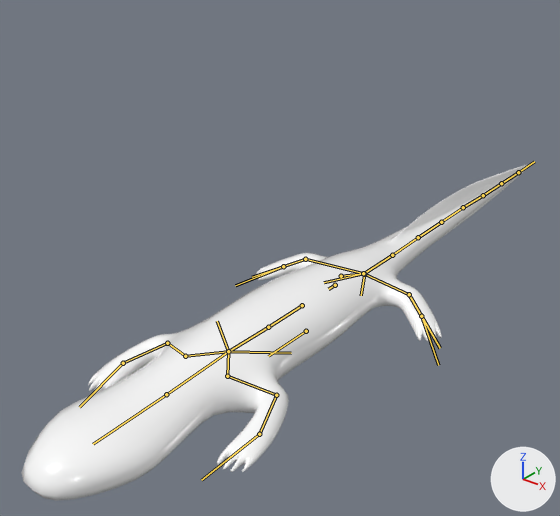
Renders of the glTF model HelpBender/3D models/GLB/hellbender.glb from each side of a commit.
The view is the same before and after, from a camera (50 mm lens) standing at (11.7, -15.2, 11.9) and looking at (-1.7, 1.6, 1.5). Every picture has the same lights, and +X, +Y and +Z are marked at lower right. The bones that bend it are drawn over the model as lines.

The first picture shows 'Hellbender'.
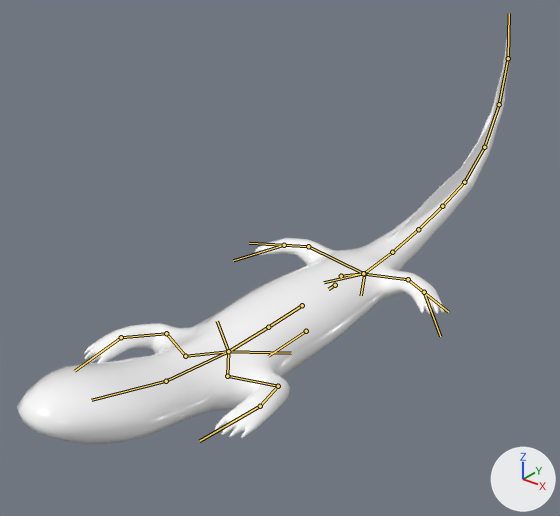
The newer file adds an action. The first version stands in its rest pose; the second is drawn at frame 21 of the action 'Falling'.

Location of each change, [x1, y1, x2, y2] in pixels of the pictures (560 x 516 px):
'Hellbender', posed (24% taller)
    before: [21, 165, 530, 500]
    after: [17, 27, 510, 444]
bone 'upper_arm.L', root to tip
    before: (227, 376) to (276, 395)
    after: (227, 376) to (278, 386)
bone 'fore_arm.L', root to tip
    before: (276, 395) to (259, 434)
    after: (278, 386) to (260, 406)
bone 'neck', root to tip
    before: (228, 351) to (166, 394)
    after: (228, 351) to (166, 381)
bone 'head', root to tip
    before: (166, 394) to (93, 444)
    after: (166, 381) to (91, 400)
bone 'upper_arm.R', root to tip
    before: (185, 356) to (167, 343)
    after: (185, 356) to (166, 333)
bone 'fore_arm.R', root to tip
    before: (167, 343) to (123, 363)
    after: (166, 333) to (121, 337)
bone 'tigh.L', root to tip
    before: (364, 274) to (409, 294)
    after: (364, 274) to (408, 279)
bone 'leg.L', root to tip
    before: (409, 294) to (440, 348)
    after: (408, 279) to (448, 312)
bone 'tail_1', root to tip
    before: (364, 273) to (392, 255)
    after: (364, 273) to (392, 252)
bone 'tail_2', root to tip
    before: (392, 255) to (418, 237)
    after: (392, 252) to (418, 229)
bone 'tail_3', root to tip
    before: (418, 237) to (441, 222)
    after: (418, 229) to (442, 206)
bone 'tail_4', root to tip
    before: (441, 222) to (463, 207)
    after: (442, 206) to (464, 182)
bone 'tail_5', root to tip
    before: (463, 207) to (483, 195)
    after: (464, 182) to (484, 147)
bone 'tail_6', root to tip
    before: (483, 195) to (501, 183)
    after: (484, 147) to (499, 104)
bone 'tail_7', root to tip
    before: (501, 183) to (518, 172)
    after: (499, 104) to (508, 58)
bone 'tail_8', root to tip
    before: (518, 172) to (534, 161)
    after: (508, 58) to (509, 13)
bone 'tigh.R', root to tip
    before: (363, 273) to (305, 259)
    after: (363, 273) to (308, 246)
bone 'leg.R', root to tip
    before: (305, 259) to (252, 277)
    after: (308, 246) to (249, 243)
bone 'leg_IK_target.L', root to tip
    before: (421, 316) to (438, 365)
    after: (424, 292) to (440, 336)
bone 'hand.L', root to tip
    before: (259, 434) to (201, 480)
    after: (260, 406) to (199, 441)
bone 'leg_IK_target.R', root to tip
    before: (283, 266) to (235, 285)
    after: (284, 245) to (233, 260)
bone 'hand.R', root to tip
    before: (123, 363) to (79, 407)
    after: (121, 337) to (74, 371)

Diff of the bpy script that builds the scene:
```diff
--- a/HelpBender/3D models/GLB/hellbender.glb.py
+++ b/HelpBender/3D models/GLB/hellbender.glb.py
@@ bone_upper_arm_l @@
 bone_upper_arm_l = bpy.data.objects['Armature'].pose.bones['upper_arm.L']  # child of 'shoulder.L'
-bone_upper_arm_l.rotation_quaternion = (1.0, 0.0, 0.0, 0.0)  # degrees (0, 0, 0)
+bone_upper_arm_l.rotation_quaternion = (0.99, -0.104, -0.095, 0.005)  # degrees (-12, -11, 2)
@@ bone_fore_arm_l @@
 bone_fore_arm_l = bpy.data.objects['Armature'].pose.bones['fore_arm.L']  # child of 'upper_arm.L'
-bone_fore_arm_l.rotation_quaternion = (1.0, 0.0, 0.0, 0.0)  # degrees (0, 0, 0)
+bone_fore_arm_l.rotation_quaternion = (0.994, -0.1, -0.006, 0.032)  # degrees (-11, 0, 4)
@@ bone_neck @@
 bone_neck = bpy.data.objects['Armature'].pose.bones['neck']  # child of 'spine_2'
-bone_neck.rotation_quaternion = (1.0, 0.0, 0.0, 0.0)  # degrees (0, 0, 0)
+bone_neck.rotation_quaternion = (0.996, -0.084, 0.0, 0.0)  # degrees (-10, 0, 0)
@@ bone_head @@
 bone_head = bpy.data.objects['Armature'].pose.bones['head']  # child of 'neck'
-bone_head.rotation_quaternion = (1.0, 0.0, 0.0, 0.0)  # degrees (0, 0, 0)
+bone_head.rotation_quaternion = (0.996, -0.084, 0.0, 0.0)  # degrees (-10, 0, 0)
@@ bone_upper_arm_r @@
 bone_upper_arm_r = bpy.data.objects['Armature'].pose.bones['upper_arm.R']  # child of 'shoulder.R'
-bone_upper_arm_r.rotation_quaternion = (1.0, 0.0, 0.0, 0.0)  # degrees (0, 0, 0)
+bone_upper_arm_r.rotation_quaternion = (0.99, -0.104, 0.095, -0.005)  # degrees (-12, 11, -2)
@@ bone_fore_arm_r @@
 bone_fore_arm_r = bpy.data.objects['Armature'].pose.bones['fore_arm.R']  # child of 'upper_arm.R'
-bone_fore_arm_r.rotation_quaternion = (1.0, 0.0, 0.0, 0.0)  # degrees (0, 0, 0)
+bone_fore_arm_r.rotation_quaternion = (0.994, -0.1, 0.006, -0.032)  # degrees (-11, 0, -4)
@@ bone_tigh_l @@
 bone_tigh_l = bpy.data.objects['Armature'].pose.bones['tigh.L']  # child of 'hip'
-bone_tigh_l.rotation_quaternion = (1.0, 0.0, 0.0, 0.0)  # degrees (0, 0, 0)
+bone_tigh_l.rotation_quaternion = (0.993, 0.105, -0.007, -0.058)  # degrees (12, 0, -7)
@@ bone_leg_l @@
 bone_leg_l = bpy.data.objects['Armature'].pose.bones['leg.L']  # child of 'tigh.L'
-bone_leg_l.rotation_quaternion = (1.0, 0.0, 0.0, 0.0)  # degrees (0, 0, 0)
+bone_leg_l.rotation_quaternion = (0.997, 0.073, -0.001, -0.025)  # degrees (8, 0, -3)
@@ bone_tail_1 @@
 bone_tail_1 = bpy.data.objects['Armature'].pose.bones['tail_1']  # child of 'hip'
-bone_tail_1.rotation_quaternion = (1.0, 0.0, 0.0, 0.0)  # degrees (0, 0, 0)
+bone_tail_1.rotation_quaternion = (1.0, 0.031, 0.0, 0.0)  # degrees (4, 0, 0)
@@ bone_tail_2 @@
 bone_tail_2 = bpy.data.objects['Armature'].pose.bones['tail_2']  # child of 'tail_1'
-bone_tail_2.rotation_quaternion = (1.0, 0.0, 0.0, 0.0)  # degrees (0, 0, 0)
+bone_tail_2.rotation_quaternion = (1.0, 0.031, 0.0, 0.0)  # degrees (4, 0, 0)
@@ bone_tail_3 @@
 bone_tail_3 = bpy.data.objects['Armature'].pose.bones['tail_3']  # child of 'tail_2'
-bone_tail_3.rotation_quaternion = (1.0, 0.0, 0.0, 0.0)  # degrees (0, 0, 0)
+bone_tail_3.rotation_quaternion = (1.0, 0.031, 0.0, 0.0)  # degrees (4, 0, 0)
@@ bone_tail_4 @@
 bone_tail_4 = bpy.data.objects['Armature'].pose.bones['tail_4']  # child of 'tail_3'
-bone_tail_4.rotation_quaternion = (1.0, 0.0, 0.0, 0.0)  # degrees (0, 0, 0)
+bone_tail_4.rotation_quaternion = (1.0, 0.031, 0.0, 0.0)  # degrees (4, 0, 0)
@@ bone_tail_5 @@
 bone_tail_5 = bpy.data.objects['Armature'].pose.bones['tail_5']  # child of 'tail_4'
-bone_tail_5.rotation_quaternion = (1.0, 0.0, 0.0, 0.0)  # degrees (0, 0, 0)
+bone_tail_5.rotation_quaternion = (0.982, 0.191, 0.0, 0.0)  # degrees (22, 0, 0)
@@ bone_tail_6 @@
 bone_tail_6 = bpy.data.objects['Armature'].pose.bones['tail_6']  # child of 'tail_5'
-bone_tail_6.rotation_quaternion = (1.0, 0.0, 0.0, 0.0)  # degrees (0, 0, 0)
+bone_tail_6.rotation_quaternion = (0.982, 0.191, 0.0, 0.0)  # degrees (22, 0, 0)
@@ bone_tail_7 @@
 bone_tail_7 = bpy.data.objects['Armature'].pose.bones['tail_7']  # child of 'tail_6'
-bone_tail_7.rotation_quaternion = (1.0, 0.0, 0.0, 0.0)  # degrees (0, 0, 0)
+bone_tail_7.rotation_quaternion = (0.982, 0.191, 0.0, 0.0)  # degrees (22, 0, 0)
@@ bone_tail_8 @@
 bone_tail_8 = bpy.data.objects['Armature'].pose.bones['tail_8']  # child of 'tail_7'
-bone_tail_8.rotation_quaternion = (1.0, 0.0, 0.0, 0.0)  # degrees (0, 0, 0)
+bone_tail_8.rotation_quaternion = (0.982, 0.191, 0.0, 0.0)  # degrees (22, 0, 0)
@@ bone_tigh_r @@
 bone_tigh_r = bpy.data.objects['Armature'].pose.bones['tigh.R']  # child of 'hip'
-bone_tigh_r.rotation_quaternion = (1.0, 0.0, 0.0, 0.0)  # degrees (0, 0, 0)
+bone_tigh_r.rotation_quaternion = (0.993, 0.105, 0.007, 0.058)  # degrees (12, 0, 7)
@@ bone_leg_r @@
 bone_leg_r = bpy.data.objects['Armature'].pose.bones['leg.R']  # child of 'tigh.R'
-bone_leg_r.rotation_quaternion = (1.0, 0.0, 0.0, 0.0)  # degrees (0, 0, 0)
+bone_leg_r.rotation_quaternion = (0.997, 0.073, 0.001, 0.025)  # degrees (8, 0, 3)
@@ bone_leg_ik_target_l @@
 bone_leg_ik_target_l = bpy.data.objects['Armature'].pose.bones['leg_IK_target.L']  # child of 'root'
-bone_leg_ik_target_l.location = (0.0, 0.0, 0.0)
-bone_leg_ik_target_l.rotation_quaternion = (1.0, 0.0, 0.0, 0.0)  # degrees (0, 0, 0)
+bone_leg_ik_target_l.location = (0.44, -0.32, 0.55)
+bone_leg_ik_target_l.rotation_quaternion = (0.996, 0.027, -0.06, -0.056)  # degrees (4, -7, -7)
@@ bone_hand_l @@
 bone_hand_l = bpy.data.objects['Armature'].pose.bones['hand.L']  # child of 'root'
-bone_hand_l.location = (0.0, 0.0, 0.0)
-bone_hand_l.rotation_quaternion = (1.0, 0.0, 0.0, 0.0)  # degrees (0, 0, 0)
+bone_hand_l.location = (-0.15, -0.18, -0.74)
+bone_hand_l.rotation_quaternion = (0.996, -0.085, 0.013, 0.014)  # degrees (-10, 2, 1)
@@ bone_leg_ik_target_r @@
 bone_leg_ik_target_r = bpy.data.objects['Armature'].pose.bones['leg_IK_target.R']  # child of 'root'
-bone_leg_ik_target_r.location = (0.0, 0.0, 0.0)
-bone_leg_ik_target_r.rotation_quaternion = (1.0, 0.0, 0.0, 0.0)  # degrees (0, 0, 0)
+bone_leg_ik_target_r.location = (-0.44, -0.32, 0.55)
+bone_leg_ik_target_r.rotation_quaternion = (0.996, 0.027, 0.06, 0.056)  # degrees (4, 7, 7)
@@ bone_hand_r @@
 bone_hand_r = bpy.data.objects['Armature'].pose.bones['hand.R']  # child of 'root'
-bone_hand_r.location = (0.0, 0.0, 0.0)
-bone_hand_r.rotation_quaternion = (1.0, 0.0, 0.0, 0.0)  # degrees (0, 0, 0)
+bone_hand_r.location = (0.15, -0.18, -0.74)
+bone_hand_r.rotation_quaternion = (0.996, -0.085, -0.013, -0.014)  # degrees (-10, -2, -1)
```
